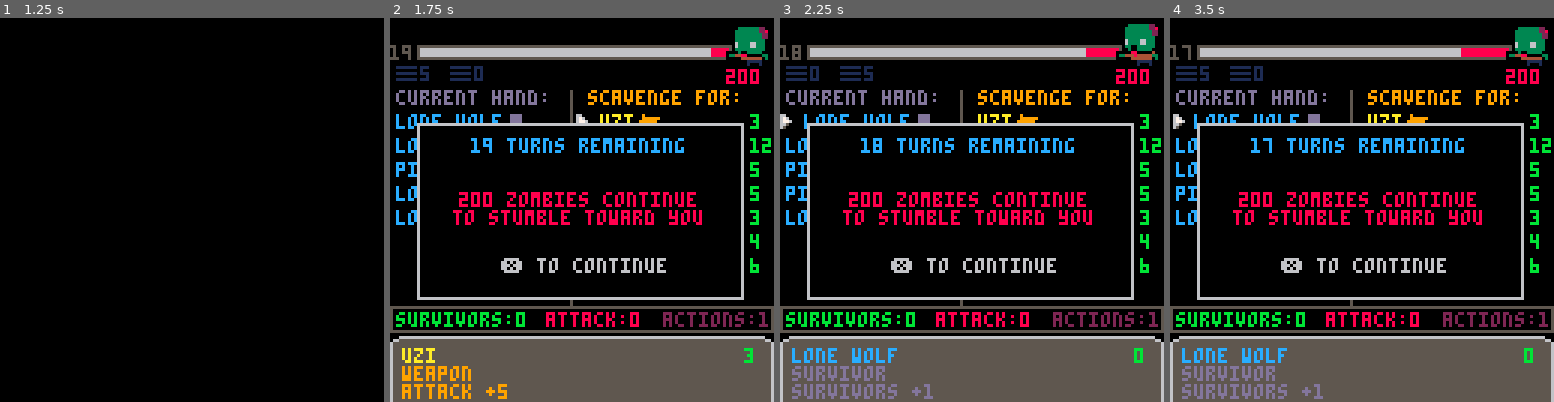
Above: before the commit, frames 1-4 (left to right).
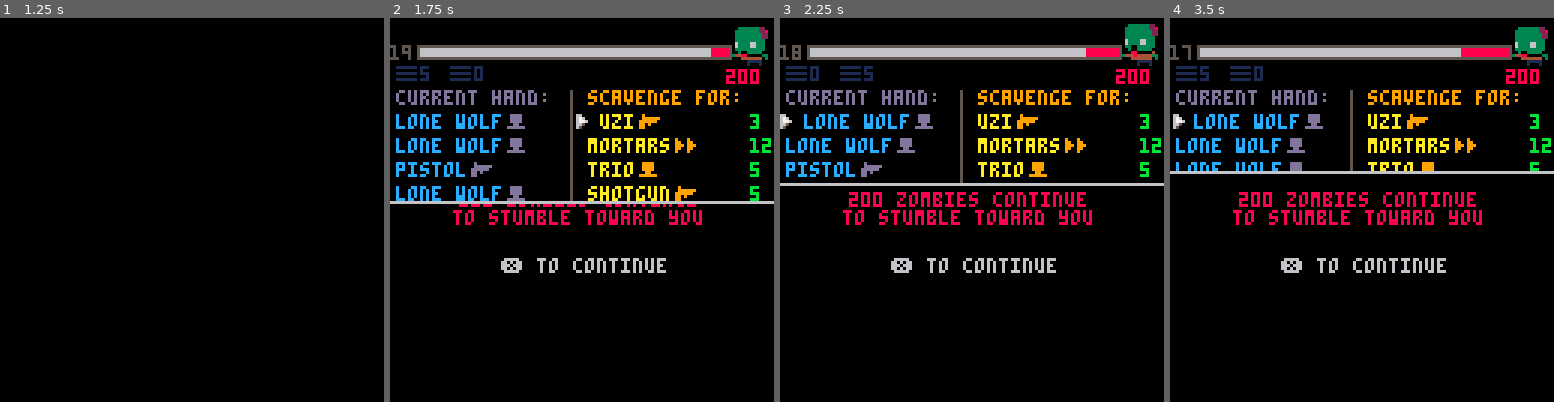
Above: after the commit, the same moments.

Repository: jeff-adams/pico8
Game: PICO-8 cartridge dev/zombie.p8
Same seed, same stepped clock (60 frames per second), same inputs: the game is played once before the commit and once after it.
Inputs:
- Up to frame 1 (1.25 s): tap X (X key) at 0.33, 1.07 s; tap O (Z key) at 0.7 s
- Up to frame 2 (1.75 s): hold Right from 1.6 s (still down); tap O (Z key) at 1.7 s
- Up to frame 3 (2.25 s): tap X (X key) at 1.85 s; release Right at 2.1 s; tap O (Z key) at 2.1 s; hold Up from 2.15 s (still down)
- Up to frame 4 (3.5 s): release Up at 2.42 s; hold Right 2.47-3.03 s; tap O (Z key) at 2.5, 2.9, 3.3 s; tap X (X key) at 2.97 s; hold Left from 3.08 s (still down)

Frame 1 is identical in both runs. In frame 2, 28% of the frame differs, in the area x 0-100%, y 8-100%; in frame 3, 26%; in frame 4, 26%.

Commit message:
Add turn end UI animation (not working)

Diff:
--- a/dev/zombie.p8
+++ b/dev/zombie.p8
@@ -14,6 +14,7 @@
 --splash page pixel art
 
 --◆fixes
+--turn end clip border
 --possible bug when trashing?
 --balance cards
 
@@ -356,6 +357,7 @@
 
 function end_turn()
 	attack_horde()
+	atking=0
 	change_state(update_turn,draw_turn)
 	is_player_turn=false
 	turns-=1
@@ -687,6 +689,7 @@
 	draw_pile()
 	draw_scavenge()
 	draw_horde()
+	draw_turnmeter()
 	if current.card != nil then
 		draw_card_desc()
 		local _x=current.cards==hand and 0 or 62
@@ -768,14 +771,6 @@
 end
 
 function draw_horde()
-	--draw turns meter
-	local _xs,_xe=10,112
-	local _w=_xe-_xs
-	rectfill(_xs-1,9,_xe+1,13,5)
-	rectfill(_xs,10,_xe,12,8)
-	rectfill(_xs,10,_w/20*turns+_xs,12,6)
-	local _tx=turns<10 and 4 or 0
-	print(turns,_tx,9,5)
 	--draw horde count
 	--rectfill(110,13,124,22,5)
 	printo(horde,112,17,8,0)
@@ -784,6 +779,16 @@
 	local _s=flr(time()/1.1)%2==0 and 6 or 8
 	spr(_s,111,1,2,2)
 	palt()
+end
+
+function draw_turnmeter()
+	local _xs,_xe=10,112
+	local _w=_xe-_xs
+	rectfill(_xs-1,9,_xe+1,13,5)
+	rectfill(_xs,10,_xe,12,8)
+	rectfill(_xs,10,_w/20*turns+_xs,12,6)
+	local _tx=turns<10 and 4 or 0
+	print(turns,_tx,9,5)
 end
 
 function draw_card_desc()
@@ -866,11 +871,25 @@
 
 function draw_turn()
 	draw_game()
-	draw_popup(56,0,6)
+	atking=atking and atking or 0
+
+	if atking>=0 then
+		atking+=1
+		local _h=atking*2
+		--draw border first?
+		rectfill(0,64-_h-1,128,64+_h+1,6)
+		clip(0,64-_h,128,64+_h)
+		atking=_h>64 and -1 or atking
+	end
+
+	--old popup
+--	draw_popup(56,0,6)
+	rectfill(0,0,128,128,0)
 	printc(turns.." turns remaining",40,12)
 	printc(horde.." zombies continue",58,8)
 	printc("to stumble toward you",64,8)
 	printc("❎ to continue",80,6)
+	draw_horde()
 end
 
 function draw_trash()
